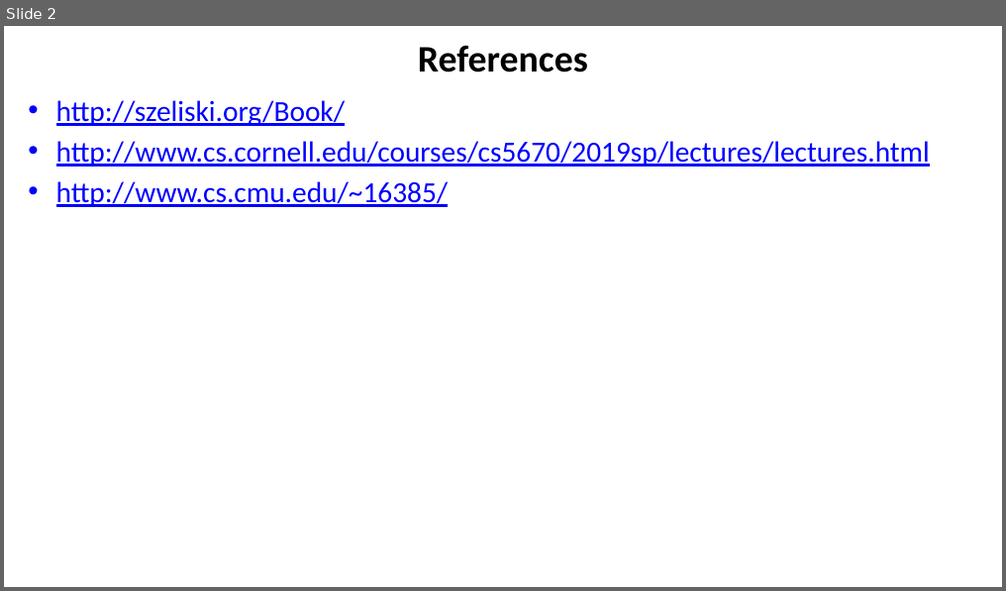
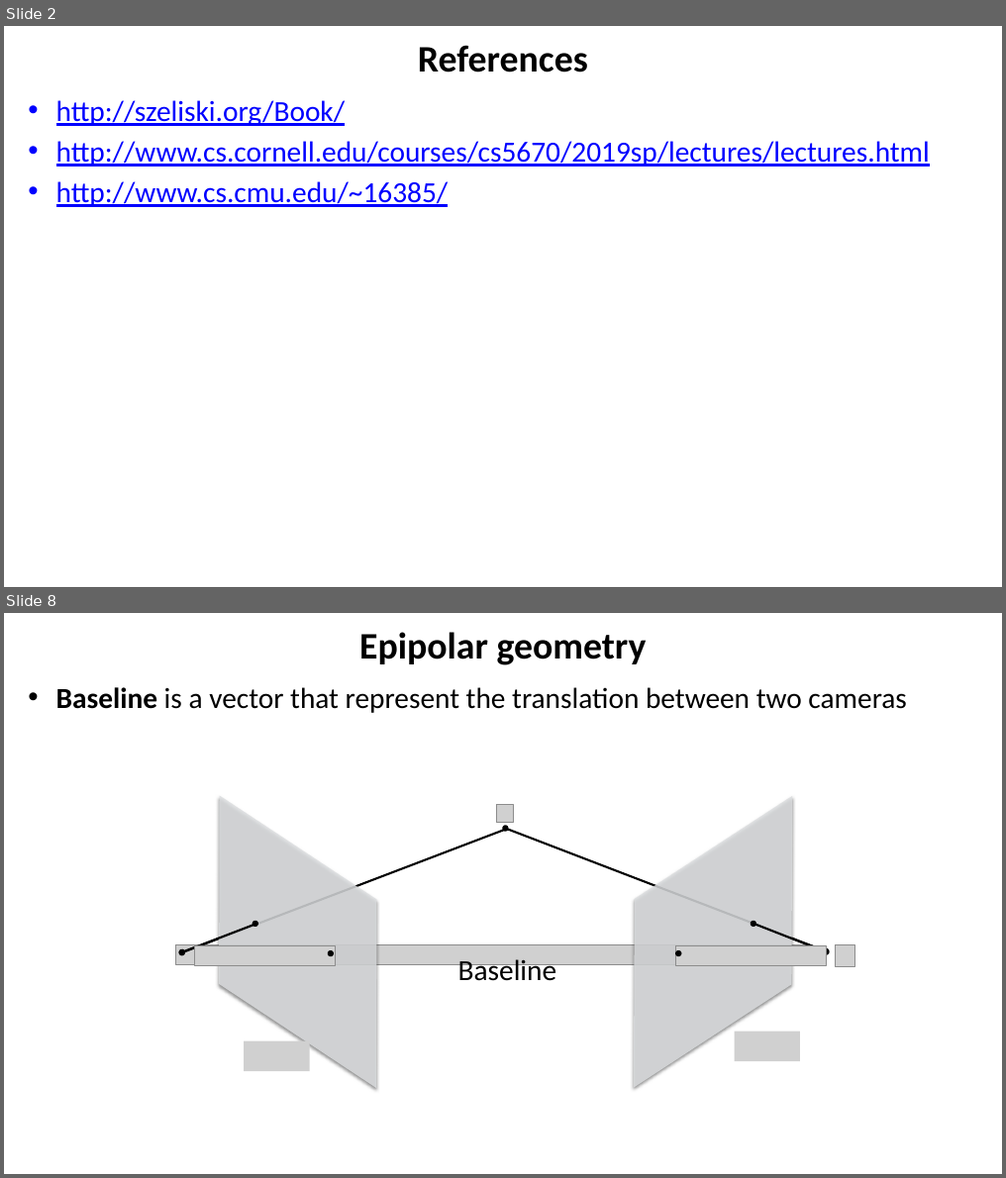
Before and after one commit to YoniChechik/AI_is_Math, a slide deck: c_09_stereo/stereo.pptx. Shown one above the other, each under a label of ours: slide 2 before the commit, slides 2 and 8 after it; the slides between them are not shown. The pictures are 1006x591 and 1006x1178 pixels, drawn with LibreOffice and Linux fonts; fonts in the diff are those of the drawing; grey boxes stand for pictures; background and template pictures are left out. Boxes give left, top, right and bottom in pixels: in the first picture for what was removed or moved away, otherwise in the second. Text is boxed around its words. In the diff, an @@ line names an element or a change of style, - is before the commit and + after.

```diff
--- a/c_09_stereo/stereo.pptx
+++ b/c_09_stereo/stereo.pptx
@@ slide 8 added at bbox=[4, 613, 1002, 1174], background #FFFFFF @@
@@ title added at bbox=[359, 632, 647, 665], 36 pt, text #000000, bold @@
+Epipolar geometry
@@ text added at bbox=[56, 687, 907, 713], 28 pt, text #000000 @@
+• Baseline is a vector that represent the translation between two cameras
@@ freeform shape added at bbox=[141, 754, 455, 1131], fill #DCDEE0 at 83% opacity @@
@@ freeform shape added at bbox=[555, 754, 871, 1131], fill #DCDEE0 at 83% opacity @@
@@ picture added at bbox=[497, 805, 513, 822] @@
@@ arrow added from (507, 829) to (182, 953), #000000 2 pt @@
@@ arrow added from (505, 827) to (506, 829), #000000 2 pt @@
@@ arrow added from (507, 829) to (826, 952), #000000 2 pt @@
@@ arrow added from (257, 924) to (182, 953), #000000 2 pt @@
@@ arrow added from (254, 923) to (255, 924), #000000 2 pt @@
@@ arrow added from (751, 923) to (826, 953), #000000 2 pt @@
@@ arrow added from (752, 923) to (753, 924), #000000 2 pt @@
@@ picture added at bbox=[176, 945, 813, 964] @@
@@ picture added at bbox=[195, 946, 335, 965] @@
@@ arrow added from (330, 953) to (331, 954), #000000 2 pt @@
@@ text added at bbox=[458, 959, 557, 987], 28 pt, text #000000 @@
+Baseline
@@ picture added at bbox=[675, 946, 826, 965] @@
@@ arrow added from (678, 953) to (678, 954), #000000 2 pt @@
@@ picture added at bbox=[835, 945, 855, 966] @@
@@ picture added at bbox=[244, 1042, 310, 1071] @@
@@ picture added at bbox=[735, 1032, 801, 1061] @@
```
Also in this commit, not shown: 52 other slides added, 10 slides removed, 6 other files.
